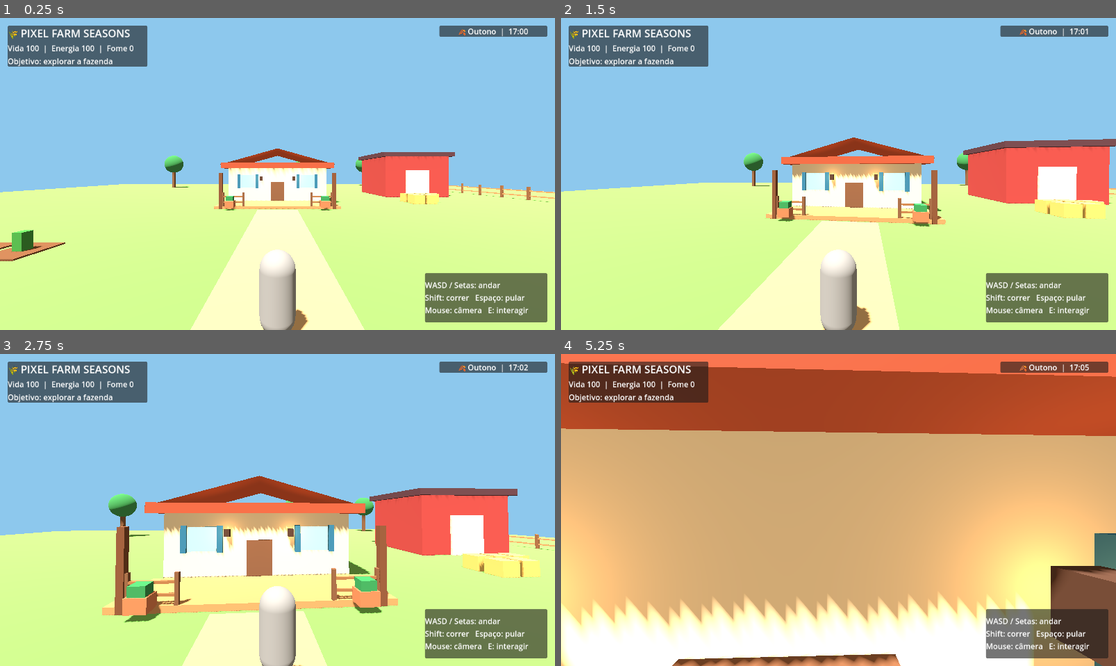
Above: before the commit, frames 1-4 (two rows, left to right).
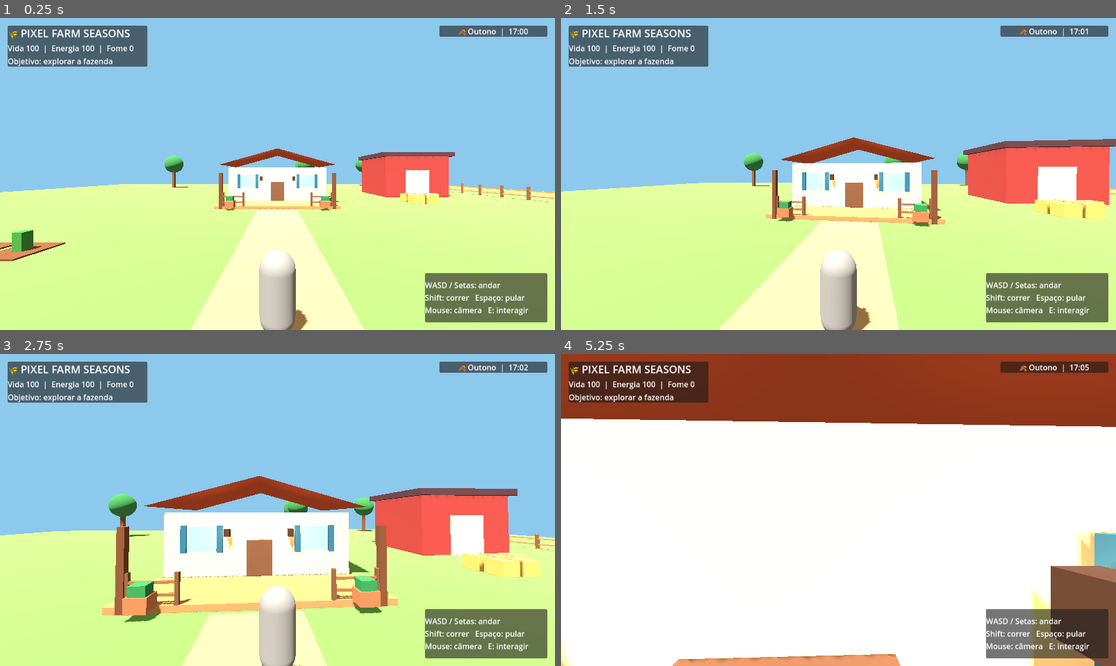
Above: after the commit, the same moments.

Repository: juniordev830/pixel-farm-seasons
Game: Godot game, scene res://main.tscn
The game is run twice, just before and just after one commit, with the same random seed, the same clock (stepped at 60 frames per second) and the same inputs.
Inputs (mouse positions are in pixels of both pictures, inside the frame that each line leads up to):
- Up to frame 1 (0.25 s): no input
- Up to frame 2 (1.5 s): tap Enter (ui_accept) at 0.5, 0.77 s; move the mouse to (866, 174) at 0.52 s; hold Shift 0.53-1.28 s; hold Up (ui_up) from 0.53 s (still down); move the mouse to (810, 174) at 1.27 s; tap E at 1.35 s
- Up to frame 3 (2.75 s): keep holding Up (ui_up); tap Enter (ui_accept) at 1.52 s; move the mouse to (288, 503) at 2.02 s; hold Space from 2.03 s (still down)
- Up to frame 4 (5.25 s): keep holding Up (ui_up); move the mouse to (832, 516) at 2.77 s; release Space at 2.78 s; tap Shift at 2.85 s; tap Enter (ui_accept) at 3.02, 3.77, 4.52 s; move the mouse to (877, 513) at 3.52 s; tap E at 3.6 s; move the mouse to (794, 506) at 4.27 s; tap Space at 4.35 s; move the mouse to (844, 510) at 5.02 s; hold Shift from 5.03 s (still down)

The runs differ from the first frame. In frame 1, 0.5% of the frame differs, in the area x 39-61%, y 46-60%; in frame 2, 1.5%; in frame 3, 3.1%; in frame 4, 76%, in the area x 0-100%, y 0-100%.
Error in both runs: Invalid access to property or key 'environment' on a base object of type 'null instance'. (res://day_night_controller.gd:46)

Commit message:
fix: remove overlapping flat roof from farmhouse

Diff:
--- a/godot/farm_environment.gd
+++ b/godot/farm_environment.gd
@@ -19,7 +19,6 @@
 func _ready() -> void:
     _box(self, "GrassGround", Vector3(0, -0.25, 0), Vector3(110, 0.5, 110), Color("#6eaa50"))
     _box(self, "FarmhouseWalls", Vector3(0, 2.2, -13), Vector3(12, 4.4, 9), Color("#f3dfb7"))
-    _box(self, "FarmhouseRoof", Vector3(0, 4.65, -13), Vector3(13.6, 0.65, 10.4), Color("#a84e35"))
     _box(self, "FrontDoor", Vector3(0, 1.3, -8.42), Vector3(1.65, 2.6, 0.18), Color("#765039"))
     for x in [-3.6, 3.6]:
         _box(self, "Window", Vector3(x, 2.7, -8.37), Vector3(1.8, 1.55, 0.16), Color("#92c9d9"))
@@ -32,6 +31,7 @@
     _box(self, "BarnRoof", Vector3(22, 6.7, -20), Vector3(11, 0.7, 10), Color("#54363c"))
     _box(self, "BarnDoor", Vector3(22, 2.1, -15.4), Vector3(3.6, 4.2, 0.2), Color("#e9d7bd"))
     _box(self, "Path", Vector3(0, 0.015, 12), Vector3(4, 0.05, 32), Color("#c5a070"))
+    # Pitched roof is built separately by farmhouse_details.gd.
     for row in range(5):
         for col in range(8):
             var x := -28.0 + col * 2.3
